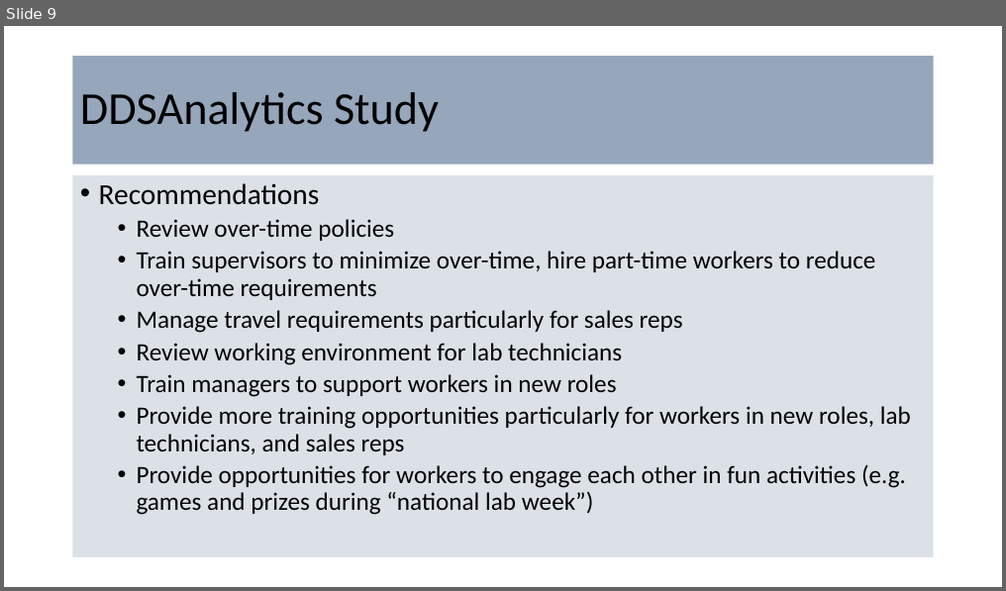
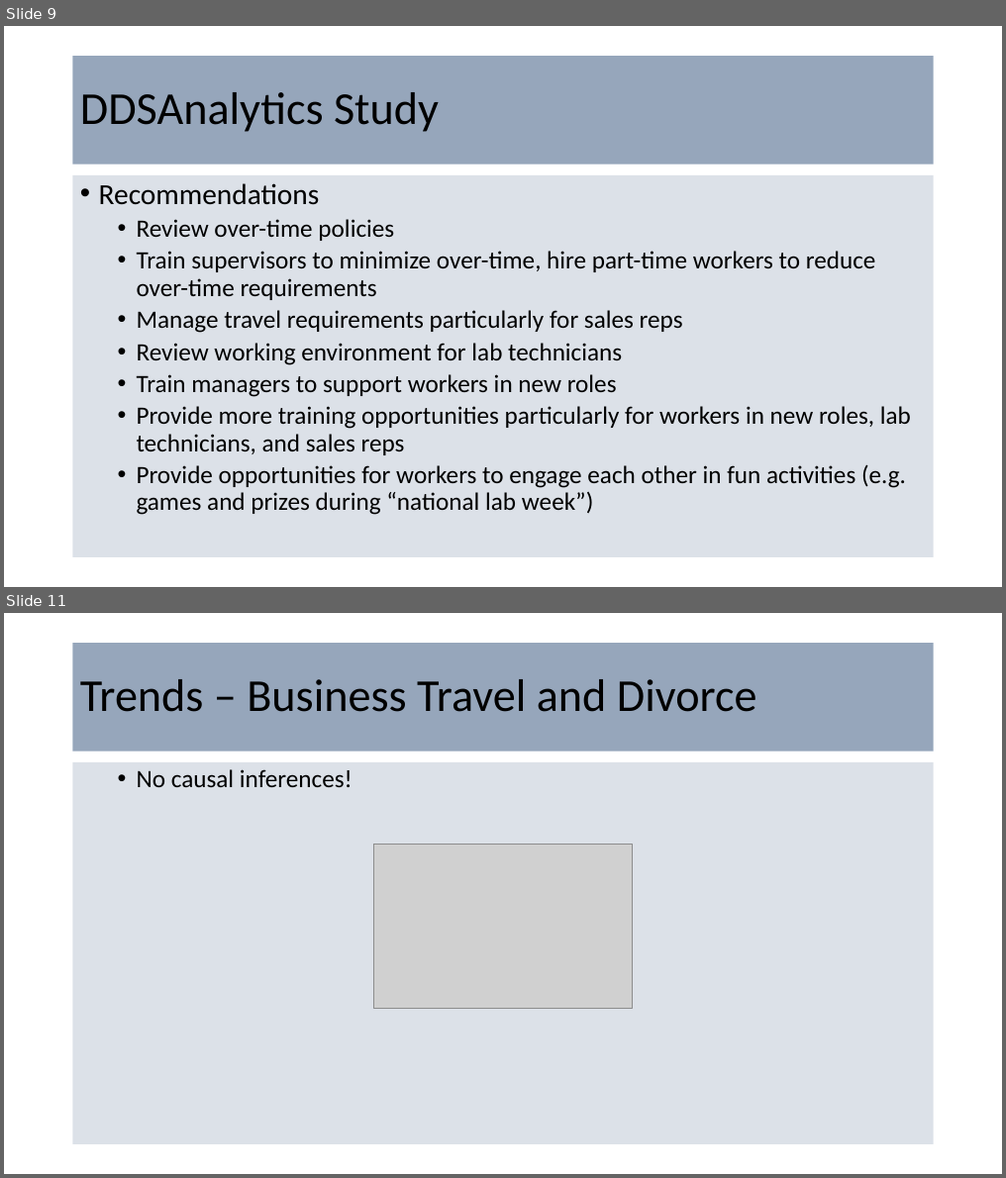
Before and after one commit to holdwork/CaseStudy_2, a slide deck: CaseStudy2V2.pptx. Shown one above the other, each under a label of ours: slide 9 before the commit, slides 9 and 11 after it; the slides between them are not shown. The pictures are 1006x591 and 1006x1178 pixels, drawn with LibreOffice and Linux fonts; fonts in the diff are those of the drawing; grey boxes stand for pictures; background and template pictures are left out. Boxes give left, top, right and bottom in pixels: in the first picture for what was removed or moved away, otherwise in the second. Text is boxed around its words. In the diff, an @@ line names an element or a change of style, - is before the commit and + after.

Commit message:
added trends analysis

```diff
--- a/CaseStudy2V2.pptx
+++ b/CaseStudy2V2.pptx
@@ slide 11 added at (4,613,1002,1174), background picture (left out) @@
@@ title added at (73,643,934,752), fill #8497B0 at 85% opacity, 44 pt, text #000000 @@
+Trends – Business Travel and Divorce
@@ text added at (73,762,934,1145), fill #D6DCE5 at 85% opacity, 24 pt, text #000000 @@
+  • No causal inferences!
@@ picture added at (374,845,633,1008) @@
```
Also in this commit, not shown: 6 other slides added.
